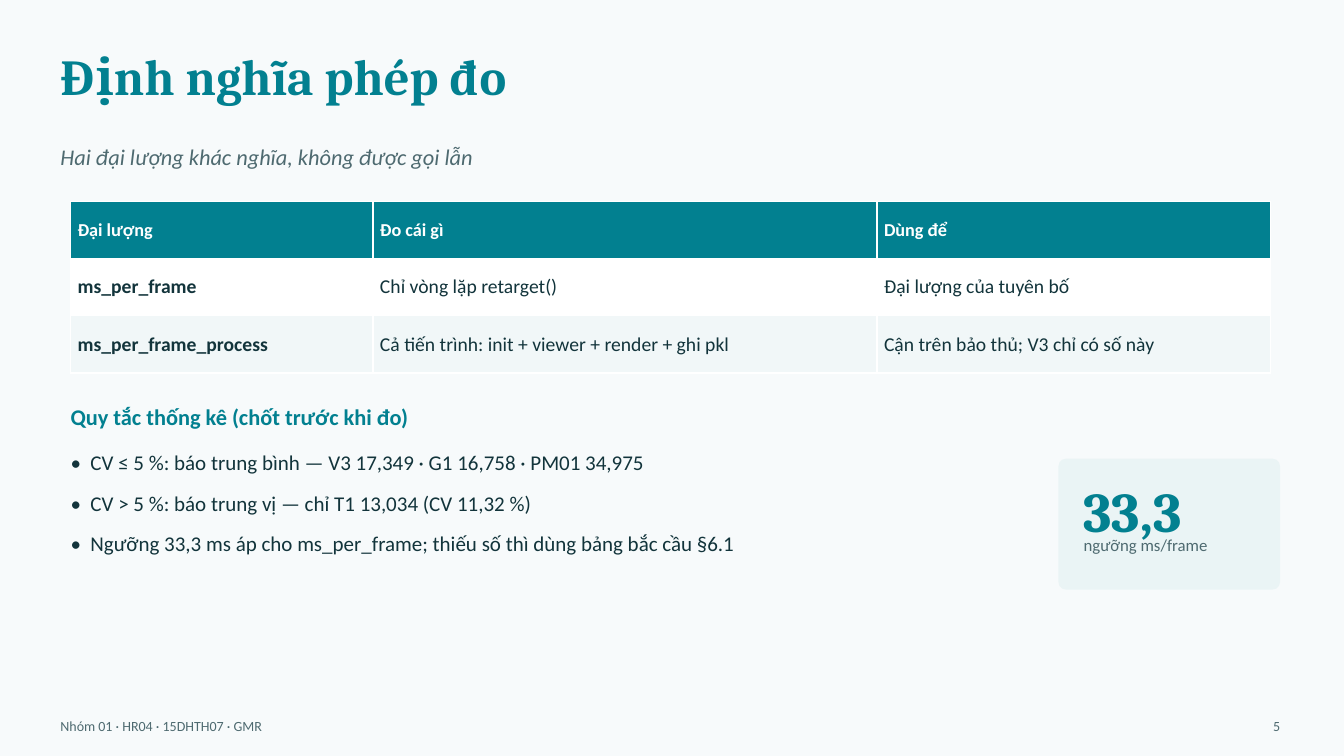
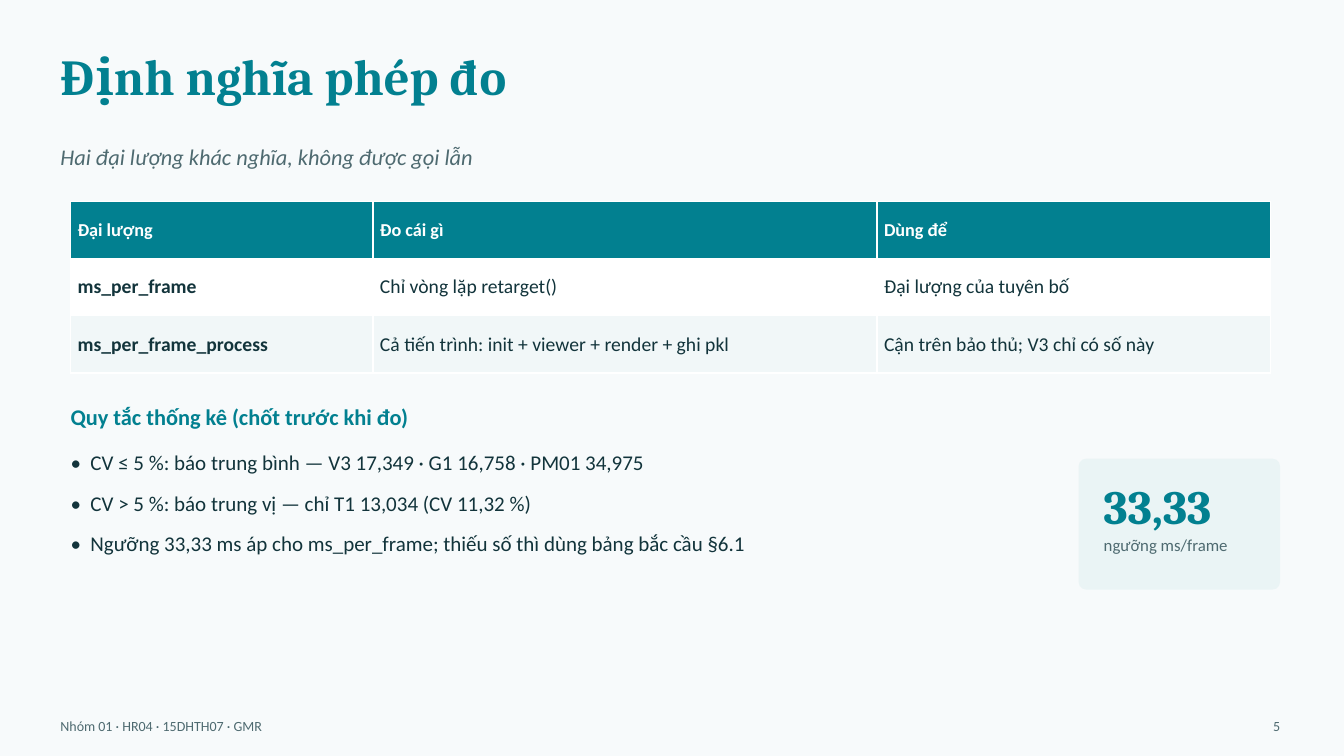
Before and after one commit to mtzwyu/GMR-Humanoid-Retargeting-Benchmark, a slide deck: slide 5 of report/slides.pptx. Drawn at 1344x756 pixels with LibreOffice and Linux fonts; fonts in the diff are those of the drawing. Boxes give left, top, right and bottom in pixels: in the first picture for what was removed or moved away, otherwise in the second. Text is boxed around its words. In the diff, an @@ line names an element or a change of style, - is before the commit and + after.

```diff
--- a/report/slides.pptx
+++ b/report/slides.pptx
@@ rounded rectangle: place and size @@
-rounded rectangle at (1059, 459, 1280, 590)
+rounded rectangle at (1079, 459, 1280, 590)
@@ text at (1104, 491, 1212, 531): text changed; size 40 to 34 pt @@
-33,3
+33,33
@@ text at (90, 534, 745, 555): text changed @@
-• Ngưỡng 33,3 ms áp cho ms_per_frame; thiếu số thì dùng bảng bắc cầu §6.1
+• Ngưỡng 33,33 ms áp cho ms_per_frame; thiếu số thì dùng bảng bắc cầu §6.1
@@ text "ngưỡng ms/frame": place and size @@
-text "ngưỡng ms/frame" at (1084, 537, 1208, 554)
+text "ngưỡng ms/frame" at (1104, 539, 1228, 554)
```
Also in this commit, not shown: 8 other slides changed, 11 other files.
